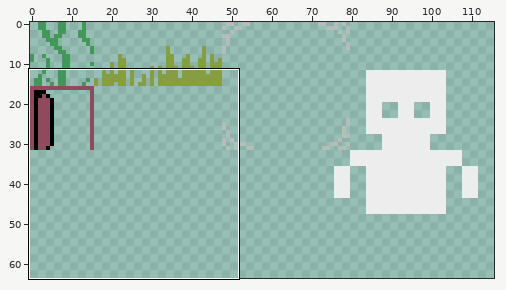
One commit to this sprite sheet: assets/sprites/atlases/on_solids.png. Above, an overview of the earlier version with the close-up marked.
Close-up. Before the commit:
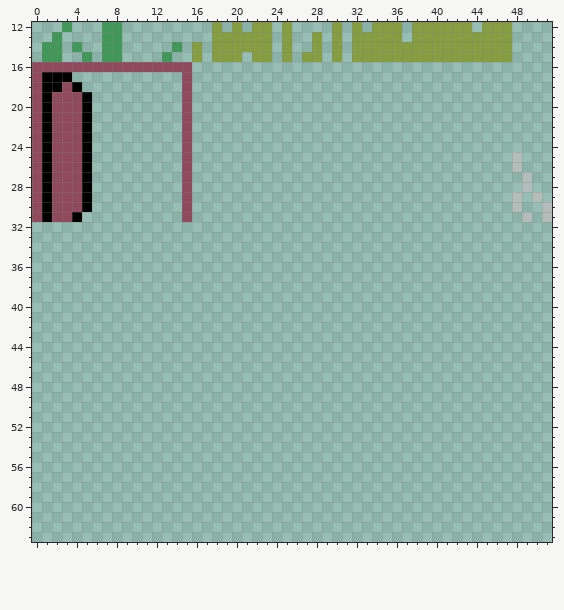
The file is 128x128 pixels. Shown: x 0..51, y 12..63. The wide view leaves out empty margins.
Once edited:
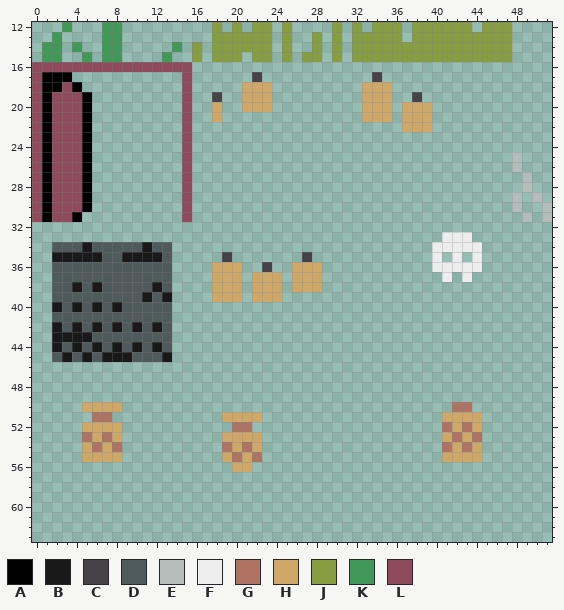
Palette (. is transparent): A #000000  B #191919  C #454248  D #4f5a5c  E #b5bdba  F #ededed  G #af7363  H #cfa867  J #869d42  K #429858  L #904a5d
Edits made:
y 17: x 22 . -> C; x 34 . -> C
y 18: x 21..23 ... -> HHH; x 33..35 ... -> HHH
y 19: x 18 . -> C; x 21..23 ... -> HHH; x 33..35 ... -> HHH; x 38 . -> C
y 20: x 18 . -> H; x 21..23 ... -> HHH; x 33..35 ... -> HHH; x 37..39 ... -> HHH
y 21: x 18 . -> H; x 33..35 ... -> HHH; x 37..39 ... -> HHH
y 22: x 37..39 ... -> HHH
y 33: x 41..43 ... -> FFF
y 34: x 2..13 ............ -> DDDBDDDDDBDD; x 40..44 ..... -> FFFFF
y 35: x 2..13 ............ -> BBBBBDDBBBBD; x 19 . -> C; x 27 . -> C; x 40 . -> F; x 42 . -> F; x 44 . -> F
y 36: x 2..13 ............ -> DDDDDDDDDDDD; x 18..20 ... -> HHH; x 23 . -> C; x 26..28 ... -> HHH; x 40..44 ..... -> FFFFF
y 37: x 2..13 ............ -> DDDDDDDDDDDD; x 18..20 ... -> HHH; x 22..24 ... -> HHH; x 26..28 ... -> HHH; x 41 . -> F; x 43 . -> F
y 38: x 2..13 ............ -> DDBDBDDDDDBD; x 18..20 ... -> HHH; x 22..24 ... -> HHH; x 26..28 ... -> HHH
y 39: x 2..13 ............ -> DDDDDDDDDBDB; x 18..20 ... -> HHH; x 22..24 ... -> HHH
y 40: x 2..13 ............ -> BDBDBDBDDDDD
y 41: x 2..13 ............ -> DDDDDDDDDDDD
y 42: x 2..13 ............ -> BDBDBDBDBDBD
y 43: x 2..13 ............ -> BBBBDDDDDDDD
y 44: x 2..13 ............ -> BDBDBDBDBDBD
y 45: x 2..13 ............ -> DBDBDBBBDDDB
y 50: x 5..8 .... -> HHHH; x 42..43 .. -> GG
y 51: x 6..7 .. -> GG; x 19..22 .... -> HHHH; x 41..44 .... -> HHHH
y 52: x 5..8 .... -> HHHH; x 20..21 .. -> GG; x 41..44 .... -> GHGH
y 53: x 5..8 .... -> GHGH; x 19..22 .... -> HHHH; x 41..44 .... -> HGHG
y 54: x 5..8 .... -> HGHG; x 19..22 .... -> GHGH; x 41..44 .... -> GHGH
y 55: x 5..8 .... -> HHHH; x 19..22 .... -> HGHG; x 41..44 .... -> HHHH
y 56: x 20..21 .. -> HH
Changed places in both close-ups, as pixel boxes (x1, y1, x2, y2):
added: (212, 72, 272, 122)
added: (362, 72, 432, 132)
added: (432, 232, 482, 282)
added: (52, 242, 172, 462)
added: (212, 252, 322, 302)
added: (442, 402, 482, 462)
added: (222, 412, 262, 472)
